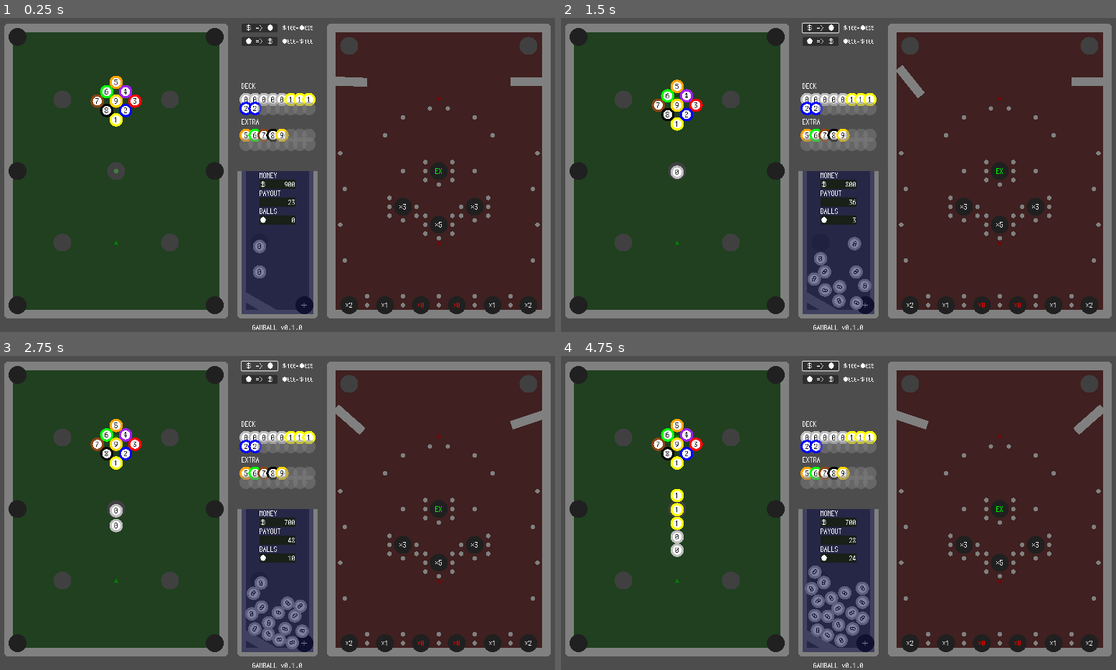
Above: before the commit, frames 1-4 (two rows, left to right).
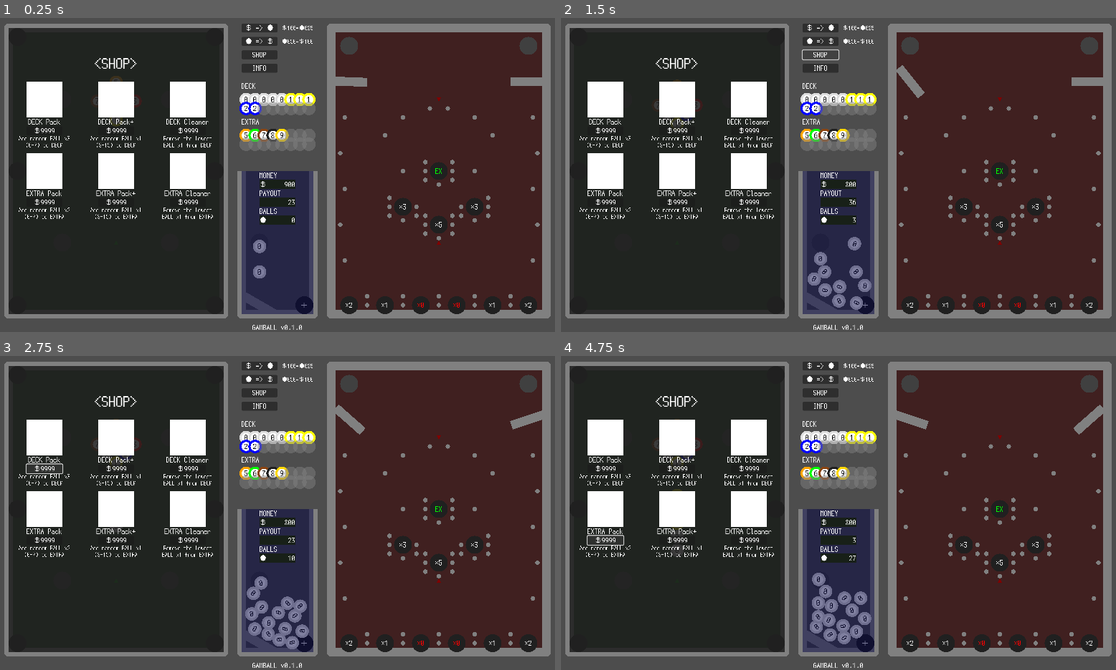
Above: after the commit, the same moments.

Repository: kamikoloss/gamball
Game: Godot game, scene res://scenes/main.tscn
The game is run twice, just before and just after one commit, with the same random seed, the same clock (stepped at 60 frames per second) and the same inputs.
Inputs (mouse positions are in pixels of both pictures, inside the frame that each line leads up to):
- Up to frame 1 (0.25 s): no input
- Up to frame 2 (1.5 s): click "＄ => ●" at 0.5 s; click (821, 55) at 1.25 s, where only the run after the commit has a clickable "SHOP"
- Up to frame 3 (2.75 s): click "＄ => ●" (after the commit: "＄9999") at 2 s
- Up to frame 4 (4.75 s): click (677, 469) at 2.75 s, where only the run after the commit has a clickable "＄9999"; click (749, 469) at 3.5 s, where only the run after the commit has a clickable "＄9999"; click (605, 541) at 4.25 s, where only the run after the commit has a clickable "＄9999"

The runs differ from the first frame. In frame 1, 35% of the frame differs, in the area x 1-97%, y 3-95%; in frame 2, 35%; in frame 3, 35%; in frame 4, 36%, in the area x 1-97%, y 1-95%.

Commit message:
Shop の UI を作成した

Diff:
--- a/scenes/ball.tscn
+++ b/scenes/ball.tscn
@@ -12,12 +12,13 @@
 
 [sub_resource type="CircleShape2D" id="CircleShape2D_awq4m"]
 
-[node name="Ball" type="RigidBody2D" node_paths=PackedStringArray("_texture_rect", "_texture_rect_in", "_label")]
+[node name="Ball" type="RigidBody2D" node_paths=PackedStringArray("_texture_rect", "_texture_rect_in", "_label", "_area2d")]
 physics_material_override = SubResource("PhysicsMaterial_nh6hv")
 script = ExtResource("1_q12tn")
 _texture_rect = NodePath("TextureRect")
 _texture_rect_in = NodePath("TextureRect2")
 _label = NodePath("Label")
+_area2d = NodePath("Area2D")
 
 [node name="TextureRect" type="TextureRect" parent="."]
 self_modulate = Color(0.501961, 0.501961, 0.501961, 1)
--- a/scenes/main.tscn
+++ b/scenes/main.tscn
@@ -756,6 +756,12 @@
 
 [node name="Side" type="Node2D" parent="Pachinko/Nails"]
 
+[node name="Nail11" parent="Pachinko/Nails/Side" instance=ExtResource("8_ywild")]
+position = Vector2(790, 240)
+
+[node name="Nail12" parent="Pachinko/Nails/Side" instance=ExtResource("8_ywild")]
+position = Vector2(1210, 240)
+
 [node name="Nail13" parent="Pachinko/Nails/Side" instance=ExtResource("8_ywild")]
 position = Vector2(780, 320)
 
@@ -1234,7 +1240,7 @@
 layout_mode = 3
 anchors_preset = 0
 
-[node name="TextureRect" type="TextureRect" parent="UI"]
+[node name="StackGlass" type="TextureRect" parent="UI"]
 self_modulate = Color(0, 0, 0.25098, 0.501961)
 layout_mode = 0
 offset_left = 560.0
@@ -1311,7 +1317,6 @@
 vertical_alignment = 1
 
 [node name="Shop" type="Button" parent="UI/Buttons"]
-visible = false
 layout_mode = 0
 offset_top = 60.0
 offset_right = 80.0
@@ -1330,7 +1335,6 @@
 vertical_alignment = 1
 
 [node name="Info" type="Button" parent="UI/Buttons"]
-visible = false
 layout_mode = 0
 offset_top = 90.0
 offset_right = 80.0
@@ -1511,67 +1515,67 @@
 
 [node name="Ball" parent="UI/BallsSlotDeck" instance=ExtResource("4_ldgjm")]
 position = Vector2(10, 40)
-freeze = true
+is_display = true
 
 [node name="Ball2" parent="UI/BallsSlotDeck" instance=ExtResource("4_ldgjm")]
 position = Vector2(30, 40)
-freeze = true
+is_display = true
 
 [node name="Ball3" parent="UI/BallsSlotDeck" instance=ExtResource("4_ldgjm")]
 position = Vector2(50, 40)
-freeze = true
+is_display = true
 
 [node name="Ball4" parent="UI/BallsSlotDeck" instance=ExtResource("4_ldgjm")]
 position = Vector2(70, 40)
-freeze = true
+is_display = true
 
 [node name="Ball5" parent="UI/BallsSlotDeck" instance=ExtResource("4_ldgjm")]
 position = Vector2(90, 40)
-freeze = true
+is_display = true
 
 [node name="Ball6" parent="UI/BallsSlotDeck" instance=ExtResource("4_ldgjm")]
 position = Vector2(110, 40)
-freeze = true
+is_display = true
 
 [node name="Ball7" parent="UI/BallsSlotDeck" instance=ExtResource("4_ldgjm")]
 position = Vector2(130, 40)
-freeze = true
+is_display = true
 
 [node name="Ball8" parent="UI/BallsSlotDeck" instance=ExtResource("4_ldgjm")]
 position = Vector2(150, 40)
-freeze = true
+is_display = true
 
 [node name="Ball9" parent="UI/BallsSlotDeck" instance=ExtResource("4_ldgjm")]
 position = Vector2(10, 60)
-freeze = true
+is_display = true
 
 [node name="Ball10" parent="UI/BallsSlotDeck" instance=ExtResource("4_ldgjm")]
 position = Vector2(30, 60)
-freeze = true
+is_display = true
 
 [node name="Ball11" parent="UI/BallsSlotDeck" instance=ExtResource("4_ldgjm")]
 position = Vector2(50, 60)
-freeze = true
+is_display = true
 
 [node name="Ball12" parent="UI/BallsSlotDeck" instance=ExtResource("4_ldgjm")]
 position = Vector2(70, 60)
-freeze = true
+is_display = true
 
 [node name="Ball13" parent="UI/BallsSlotDeck" instance=ExtResource("4_ldgjm")]
 position = Vector2(90, 60)
-freeze = true
+is_display = true
 
 [node name="Ball14" parent="UI/BallsSlotDeck" instance=ExtResource("4_ldgjm")]
 position = Vector2(110, 60)
-freeze = true
+is_display = true
 
 [node name="Ball15" parent="UI/BallsSlotDeck" instance=ExtResource("4_ldgjm")]
 position = Vector2(130, 60)
-freeze = true
+is_display = true
 
 [node name="Ball16" parent="UI/BallsSlotDeck" instance=ExtResource("4_ldgjm")]
 position = Vector2(150, 60)
-freeze = true
+is_display = true
 
 [node name="BallsSlotExtra" type="Control" parent="UI"]
 layout_mode = 3
@@ -1593,67 +1597,67 @@
 
 [node name="Ball" parent="UI/BallsSlotExtra" instance=ExtResource("4_ldgjm")]
 position = Vector2(10, 40)
-freeze = true
+is_display = true
 
 [node name="Ball2" parent="UI/BallsSlotExtra" instance=ExtResource("4_ldgjm")]
 position = Vector2(30, 40)
-freeze = true
+is_display = true
 
 [node name="Ball3" parent="UI/BallsSlotExtra" instance=ExtResource("4_ldgjm")]
 position = Vector2(50, 40)
-freeze = true
+is_display = true
 
 [node name="Ball4" parent="UI/BallsSlotExtra" instance=ExtResource("4_ldgjm")]
 position = Vector2(70, 40)
-freeze = true
+is_display = true
 
 [node name="Ball5" parent="UI/BallsSlotExtra" instance=ExtResource("4_ldgjm")]
 position = Vector2(90, 40)
-freeze = true
+is_display = true
 
 [node name="Ball6" parent="UI/BallsSlotExtra" instance=ExtResource("4_ldgjm")]
 position = Vector2(110, 40)
-freeze = true
+is_display = true
 
 [node name="Ball7" parent="UI/BallsSlotExtra" instance=ExtResource("4_ldgjm")]
 position = Vector2(130, 40)
-freeze = true
+is_display = true
 
 [node name="Ball8" parent="UI/BallsSlotExtra" instance=ExtResource("4_ldgjm")]
 position = Vector2(150, 40)
-freeze = true
+is_display = true
 
 [node name="Ball9" parent="UI/BallsSlotExtra" instance=ExtResource("4_ldgjm")]
 position = Vector2(10, 60)
-freeze = true
+is_display = true
 
 [node name="Ball10" parent="UI/BallsSlotExtra" instance=ExtResource("4_ldgjm")]
 position = Vector2(30, 60)
-freeze = true
+is_display = true
 
 [node name="Ball11" parent="UI/BallsSlotExtra" instance=ExtResource("4_ldgjm")]
 position = Vector2(50, 60)
-freeze = true
+is_display = true
 
 [node name="Ball12" parent="UI/BallsSlotExtra" instance=ExtResource("4_ldgjm")]
 position = Vector2(70, 60)
-freeze = true
+is_display = true
 
 [node name="Ball13" parent="UI/BallsSlotExtra" instance=ExtResource("4_ldgjm")]
 position = Vector2(90, 60)
-freeze = true
+is_display = true
 
 [node name="Ball14" parent="UI/BallsSlotExtra" instance=ExtResource("4_ldgjm")]
 position = Vector2(110, 60)
-freeze = true
+is_display = true
 
 [node name="Ball15" parent="UI/BallsSlotExtra" instance=ExtResource("4_ldgjm")]
 position = Vector2(130, 60)
-freeze = true
+is_display = true
 
 [node name="Ball16" parent="UI/BallsSlotExtra" instance=ExtResource("4_ldgjm")]
 position = Vector2(150, 60)
-freeze = true
+is_display = true
 
 [node name="Arrow" type="Control" parent="UI"]
 modulate = Color(1, 1, 1, 0.501961)
@@ -1697,3 +1701,325 @@
 text = "GAMBALL v0.1.0"
 horizontal_alignment = 1
 vertical_alignment = 1
+
+[node name="Shop" type="Control" parent="UI"]
+anchors_preset = 0
+
+[node name="TextureRect" type="TextureRect" parent="UI/Shop"]
+self_modulate = Color(0.12549, 0.12549, 0.12549, 0.878431)
+layout_mode = 0
+offset_left = 40.0
+offset_top = 40.0
+offset_right = 520.0
+offset_bottom = 680.0
+texture = ExtResource("1_jd8wc")
+expand_mode = 1
+
+[node name="Label" type="Label" parent="UI/Shop/TextureRect"]
+layout_mode = 0
+offset_left = 160.0
+offset_top = 60.0
+offset_right = 480.0
+offset_bottom = 140.0
+scale = Vector2(0.5, 0.5)
+theme_override_fonts/font = ExtResource("7_yeeqd")
+theme_override_font_sizes/font_size = 64
+text = "<SHOP>"
+horizontal_alignment = 1
+vertical_alignment = 1
+
+[node name="Buy" type="Button" parent="UI/Shop/TextureRect"]
+offset_left = 40.0
+offset_top = 220.0
+offset_right = 120.0
+offset_bottom = 240.0
+theme_override_fonts/font = ExtResource("7_yeeqd")
+
+[node name="Label" type="Label" parent="UI/Shop/TextureRect/Buy"]
+layout_mode = 0
+offset_right = 320.0
+offset_bottom = 80.0
+scale = Vector2(0.25, 0.25)
+theme_override_fonts/font = ExtResource("7_yeeqd")
+theme_override_font_sizes/font_size = 64
+text = "＄9999"
+horizontal_alignment = 1
+vertical_alignment = 1
+
+[node name="Label2" type="Label" parent="UI/Shop/TextureRect/Buy"]
+offset_left = -40.0
+offset_top = -20.0
+offset_right = 600.0
+offset_bottom = 60.0
+scale = Vector2(0.25, 0.25)
+theme_override_fonts/font = ExtResource("7_yeeqd")
+theme_override_font_sizes/font_size = 64
+text = "DECK Pack"
+horizontal_alignment = 1
+vertical_alignment = 1
+
+[node name="Label3" type="Label" parent="UI/Shop/TextureRect/Buy"]
+layout_mode = 0
+offset_left = -40.0
+offset_top = 20.0
+offset_right = 760.0
+offset_bottom = 220.0
+scale = Vector2(0.2, 0.2)
+theme_override_fonts/font = ExtResource("7_yeeqd")
+theme_override_font_sizes/font_size = 64
+text = "Add random BALL x3
+(0-7) to DECK"
+horizontal_alignment = 1
+
+[node name="TextureRect" type="TextureRect" parent="UI/Shop/TextureRect/Buy"]
+offset_top = -100.0
+offset_right = 80.0
+offset_bottom = -20.0
+texture = ExtResource("1_jd8wc")
+expand_mode = 1
+
+[node name="Buy2" type="Button" parent="UI/Shop/TextureRect"]
+offset_left = 200.0
+offset_top = 220.0
+offset_right = 280.0
+offset_bottom = 240.0
+theme_override_fonts/font = ExtResource("7_yeeqd")
+
+[node name="Label" type="Label" parent="UI/Shop/TextureRect/Buy2"]
+layout_mode = 0
+offset_right = 320.0
+offset_bottom = 80.0
+scale = Vector2(0.25, 0.25)
+theme_override_fonts/font = ExtResource("7_yeeqd")
+theme_override_font_sizes/font_size = 64
+text = "＄9999"
+horizontal_alignment = 1
+vertical_alignment = 1
+
+[node name="Label2" type="Label" parent="UI/Shop/TextureRect/Buy2"]
+offset_left = -40.0
+offset_top = -20.0
+offset_right = 600.0
+offset_bottom = 60.0
+scale = Vector2(0.25, 0.25)
+theme_override_fonts/font = ExtResource("7_yeeqd")
+theme_override_font_sizes/font_size = 64
+text = "DECK Pack+"
+horizontal_alignment = 1
+vertical_alignment = 1
+
+[node name="Label3" type="Label" parent="UI/Shop/TextureRect/Buy2"]
+offset_left = -40.0
+offset_top = 20.0
+offset_right = 760.0
+offset_bottom = 220.0
+scale = Vector2(0.2, 0.2)
+theme_override_fonts/font = ExtResource("7_yeeqd")
+theme_override_font_sizes/font_size = 64
+text = "Add random BALL x1
+(8-15) to DECK"
+horizontal_alignment = 1
+
+[node name="TextureRect" type="TextureRect" parent="UI/Shop/TextureRect/Buy2"]
+offset_top = -100.0
+offset_right = 80.0
+offset_bottom = -20.0
+texture = ExtResource("1_jd8wc")
+expand_mode = 1
+
+[node name="Buy3" type="Button" parent="UI/Shop/TextureRect"]
+offset_left = 360.0
+offset_top = 220.0
+offset_right = 440.0
+offset_bottom = 240.0
+theme_override_fonts/font = ExtResource("7_yeeqd")
+
+[node name="Label" type="Label" parent="UI/Shop/TextureRect/Buy3"]
+layout_mode = 0
+offset_right = 320.0
+offset_bottom = 80.0
+scale = Vector2(0.25, 0.25)
+theme_override_fonts/font = ExtResource("7_yeeqd")
+theme_override_font_sizes/font_size = 64
+text = "＄9999"
+horizontal_alignment = 1
+vertical_alignment = 1
+
+[node name="Label2" type="Label" parent="UI/Shop/TextureRect/Buy3"]
+offset_left = -40.0
+offset_top = -20.0
+offset_right = 600.0
+offset_bottom = 60.0
+scale = Vector2(0.25, 0.25)
+theme_override_fonts/font = ExtResource("7_yeeqd")
+theme_override_font_sizes/font_size = 64
+text = "DECK Cleaner"
+horizontal_alignment = 1
+vertical_alignment = 1
+
+[node name="Label3" type="Label" parent="UI/Shop/TextureRect/Buy3"]
+offset_left = -40.0
+offset_top = 20.0
+offset_right = 760.0
+offset_bottom = 220.0
+scale = Vector2(0.2, 0.2)
+theme_override_fonts/font = ExtResource("7_yeeqd")
+theme_override_font_sizes/font_size = 64
+text = "Remove the lowest
+BALL x1 from DECK"
+horizontal_alignment = 1
+
+[node name="TextureRect" type="TextureRect" parent="UI/Shop/TextureRect/Buy3"]
+offset_top = -100.0
+offset_right = 80.0
+offset_bottom = -20.0
+texture = ExtResource("1_jd8wc")
+expand_mode = 1
+
+[node name="Buy4" type="Button" parent="UI/Shop/TextureRect"]
+offset_left = 40.0
+offset_top = 380.0
+offset_right = 120.0
+offset_bottom = 400.0
+theme_override_fonts/font = ExtResource("7_yeeqd")
+
+[node name="Label" type="Label" parent="UI/Shop/TextureRect/Buy4"]
+layout_mode = 0
+offset_right = 320.0
+offset_bottom = 80.0
+scale = Vector2(0.25, 0.25)
+theme_override_fonts/font = ExtResource("7_yeeqd")
+theme_override_font_sizes/font_size = 64
+text = "＄9999"
+horizontal_alignment = 1
+vertical_alignment = 1
+
+[node name="Label2" type="Label" parent="UI/Shop/TextureRect/Buy4"]
+offset_left = -40.0
+offset_top = -20.0
+offset_right = 600.0
+offset_bottom = 60.0
+scale = Vector2(0.25, 0.25)
+theme_override_fonts/font = ExtResource("7_yeeqd")
+theme_override_font_sizes/font_size = 64
+text = "EXTRA Pack"
+horizontal_alignment = 1
+vertical_alignment = 1
+
+[node name="Label3" type="Label" parent="UI/Shop/TextureRect/Buy4"]
+layout_mode = 0
+offset_left = -40.0
+offset_top = 20.0
+offset_right = 760.0
+offset_bottom = 220.0
+scale = Vector2(0.2, 0.2)
+theme_override_fonts/font = ExtResource("7_yeeqd")
+theme_override_font_sizes/font_size = 64
+text = "Add random BALL x2
+(0-7) to EXTRA"
+horizontal_alignment = 1
+
+[node name="TextureRect" type="TextureRect" parent="UI/Shop/TextureRect/Buy4"]
+offset_top = -100.0
+offset_right = 80.0
+offset_bottom = -20.0
+texture = ExtResource("1_jd8wc")
+expand_mode = 1
+
+[node name="Buy5" type="Button" parent="UI/Shop/TextureRect"]
+offset_left = 200.0
+offset_top = 380.0
+offset_right = 280.0
+offset_bottom = 400.0
+theme_override_fonts/font = ExtResource("7_yeeqd")
+
+[node name="Label" type="Label" parent="UI/Shop/TextureRect/Buy5"]
+layout_mode = 0
+offset_right = 320.0
+offset_bottom = 80.0
+scale = Vector2(0.25, 0.25)
+theme_override_fonts/font = ExtResource("7_yeeqd")
+theme_override_font_sizes/font_size = 64
+text = "＄9999"
+horizontal_alignment = 1
+vertical_alignment = 1
+
+[node name="Label2" type="Label" parent="UI/Shop/TextureRect/Buy5"]
+offset_left = -40.0
+offset_top = -20.0
+offset_right = 600.0
+offset_bottom = 60.0
+scale = Vector2(0.25, 0.25)
+theme_override_fonts/font = ExtResource("7_yeeqd")
+theme_override_font_sizes/font_size = 64
+text = "EXTRA Pack+"
+horizontal_alignment = 1
+vertical_alignment = 1
+
+[node name="Label3" type="Label" parent="UI/Shop/TextureRect/Buy5"]
+offset_left = -40.0
+offset_top = 20.0
+offset_right = 760.0
+offset_bottom = 220.0
+scale = Vector2(0.2, 0.2)
+theme_override_fonts/font = ExtResource("7_yeeqd")
+theme_override_font_sizes/font_size = 64
+text = "Add random BALL x1
+(8-15) to EXTRA"
+horizontal_alignment = 1
+
+[node name="TextureRect" type="TextureRect" parent="UI/Shop/TextureRect/Buy5"]
+offset_top = -100.0
+offset_right = 80.0
+offset_bottom = -20.0
+texture = ExtResource("1_jd8wc")
+expand_mode = 1
+
+[node name="Buy6" type="Button" parent="UI/Shop/TextureRect"]
+offset_left = 360.0
+offset_top = 380.0
+offset_right = 440.0
+offset_bottom = 400.0
+theme_override_fonts/font = ExtResource("7_yeeqd")
+
+[node name="Label" type="Label" parent="UI/Shop/TextureRect/Buy6"]
+layout_mode = 0
+offset_right = 320.0
+offset_bottom = 80.0
+scale = Vector2(0.25, 0.25)
+theme_override_fonts/font = ExtResource("7_yeeqd")
+theme_override_font_sizes/font_size = 64
+text = "＄9999"
+horizontal_alignment = 1
+vertical_alignment = 1
+
+[node name="Label2" type="Label" parent="UI/Shop/TextureRect/Buy6"]
+offset_left = -40.0
+offset_top = -20.0
+offset_right = 600.0
+offset_bottom = 60.0
+scale = Vector2(0.25, 0.25)
+theme_override_fonts/font = ExtResource("7_yeeqd")
+theme_override_font_sizes/font_size = 64
+text = "EXTRA Cleaner"
+horizontal_alignment = 1
+vertical_alignment = 1
+
+[node name="Label3" type="Label" parent="UI/Shop/TextureRect/Buy6"]
+offset_left = -40.0
+offset_top = 20.0
+offset_right = 760.0
+offset_bottom = 220.0
+scale = Vector2(0.2, 0.2)
+theme_override_fonts/font = ExtResource("7_yeeqd")
+theme_override_font_sizes/font_size = 64
+text = "Remove the lowest
+BALL x1 from EXTRA"
+horizontal_alignment = 1
+
+[node name="TextureRect" type="TextureRect" parent="UI/Shop/TextureRect/Buy6"]
+offset_top = -100.0
+offset_right = 80.0
+offset_bottom = -20.0
+texture = ExtResource("1_jd8wc")
+expand_mode = 1
--- a/scripts/ball.gd
+++ b/scripts/ball.gd
@@ -5,22 +5,25 @@
 # { <Level>: ボールの色 }
 const BALL_COLORS = {
 	-1: Color(0.5, 0.5, 0.5, 0.5),
-	0: Color.GRAY, 1: Color.YELLOW, 2: Color.BLUE, 3: Color.RED,
+	0: Color(0.875, 0.875, 0.875), 1: Color.YELLOW, 2: Color.BLUE, 3: Color.RED,
 	4: Color.PURPLE, 5: Color.ORANGE, 6: Color.GREEN, 7: Color.SADDLE_BROWN,
-	8: Color.BLACK, 9: Color.GOLD, 10: Color.LIGHT_BLUE, 11: Color.LIGHT_CORAL,
+	8: Color(0.125, 0.125, 0.125), 9: Color.GOLD, 10: Color.LIGHT_BLUE, 11: Color.LIGHT_CORAL,
 	12: Color.LIGHT_SALMON, 13: Color.LIGHT_SALMON, 14: Color.LIGHT_GREEN, 15: Color.ROSY_BROWN,
 }
 
 
-@export var level: int = 0
+@export var level: int = 0 # ボール番号
+@export var is_display: bool = false # 展示用のボールかどうか
 
 @export var _texture_rect: TextureRect
 @export var _texture_rect_in: TextureRect
 @export var _label: Label
+@export var _area2d: Area2D
 
 
 func _ready() -> void:
 	refresh_view()
+	refresh_display()
 
 
 # 自身の見た目を更新する
@@ -31,3 +34,11 @@
 		_texture_rect_in.visible = false
 	else:
 		_label.text = str(level)
+
+
+# 自身の展示設定を更新する
+func refresh_display() -> void:
+	if is_display:
+		freeze = true
+		collision_layer = 0
+		_area2d.monitoring = false
